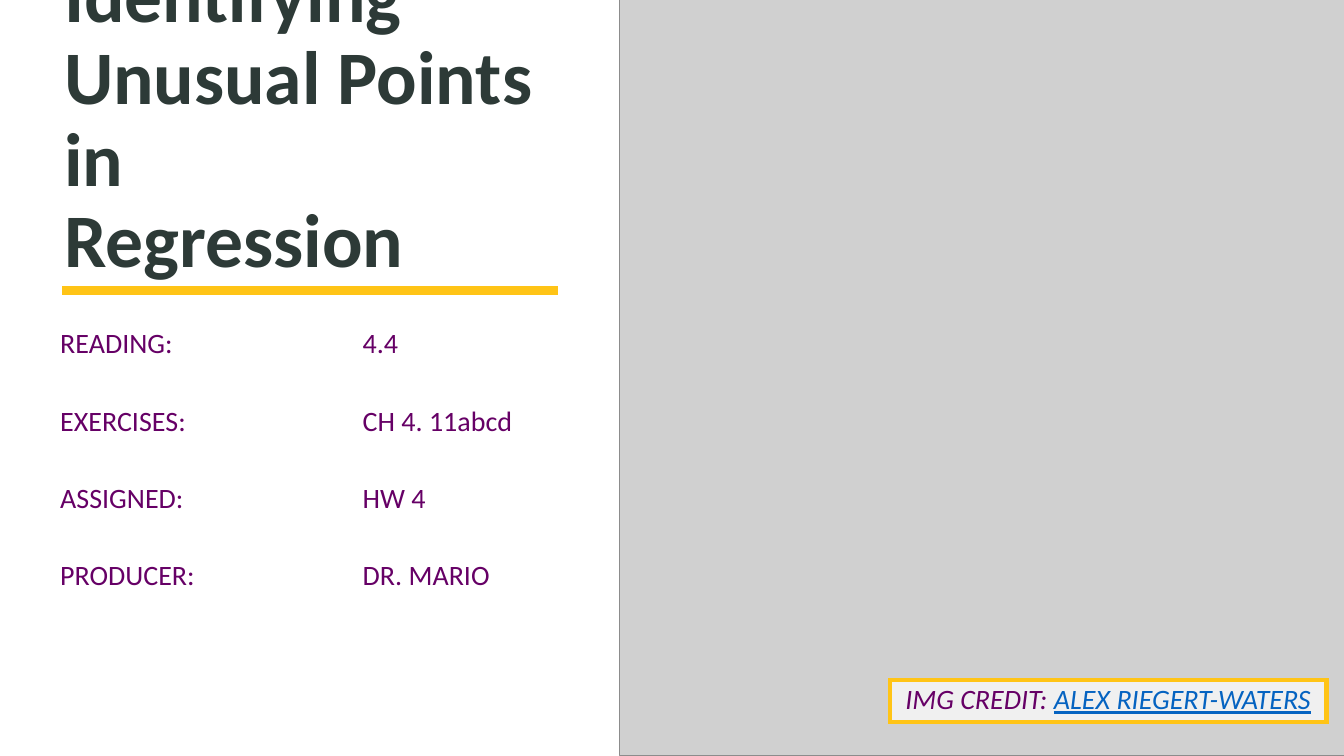
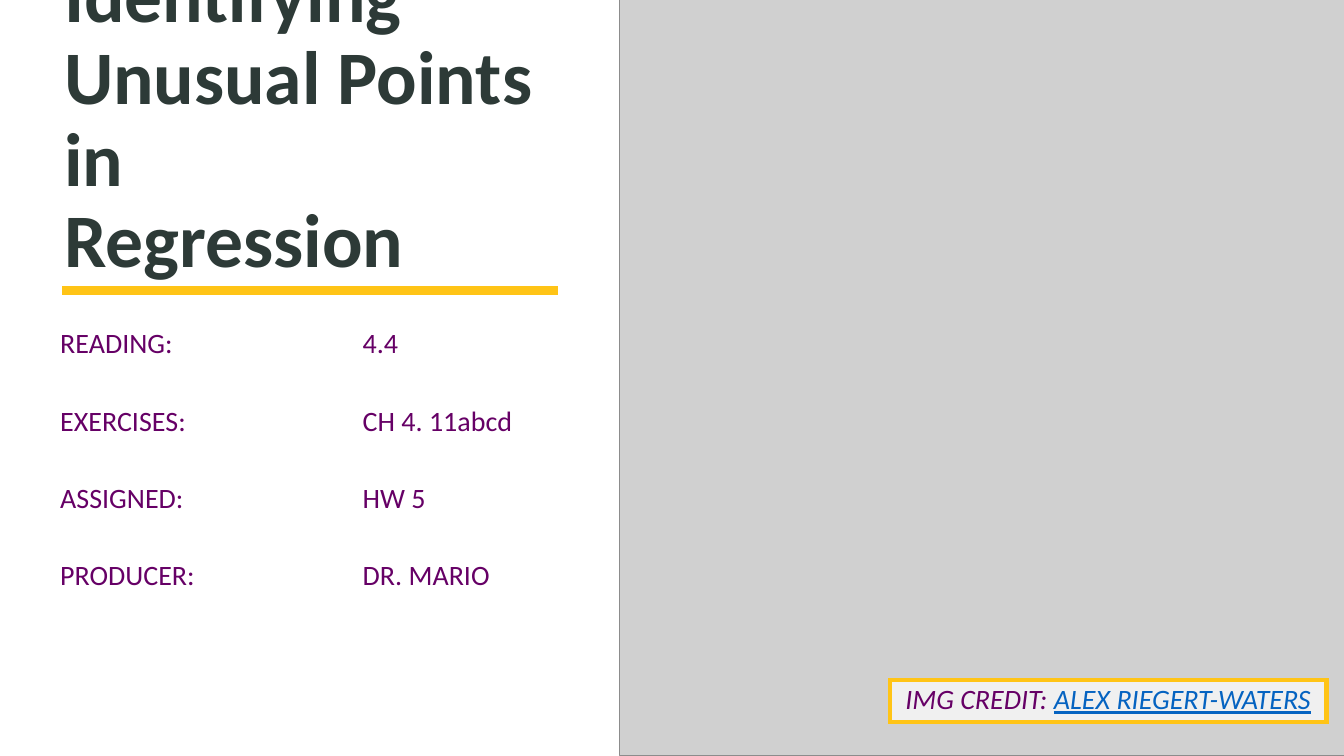
Before and after one commit to SuperMarioGiacomazzo/STOR455_WEBSITE, a slide deck: slide 1 of Lectures/8 - Identifying Unusual Points in Regression.pptx. Drawn at 1344x756 pixels with LibreOffice and Linux fonts; fonts in the diff are those of the drawing; grey boxes stand for pictures. Boxes give left, top, right and bottom in pixels: in the first picture for what was removed or moved away, otherwise in the second. Text is boxed around its words. In the diff, an @@ line names an element or a change of style, - is before the commit and + after.

```diff
--- a/Lectures/8 - Identifying Unusual Points in Regression.pptx
+++ b/Lectures/8 - Identifying Unusual Points in Regression.pptx
@@ text at box(60, 490, 425, 509): text changed @@
-ASSIGNED: HW 4
+ASSIGNED: HW 5
```
Also in this commit, not shown: 12 other files.
